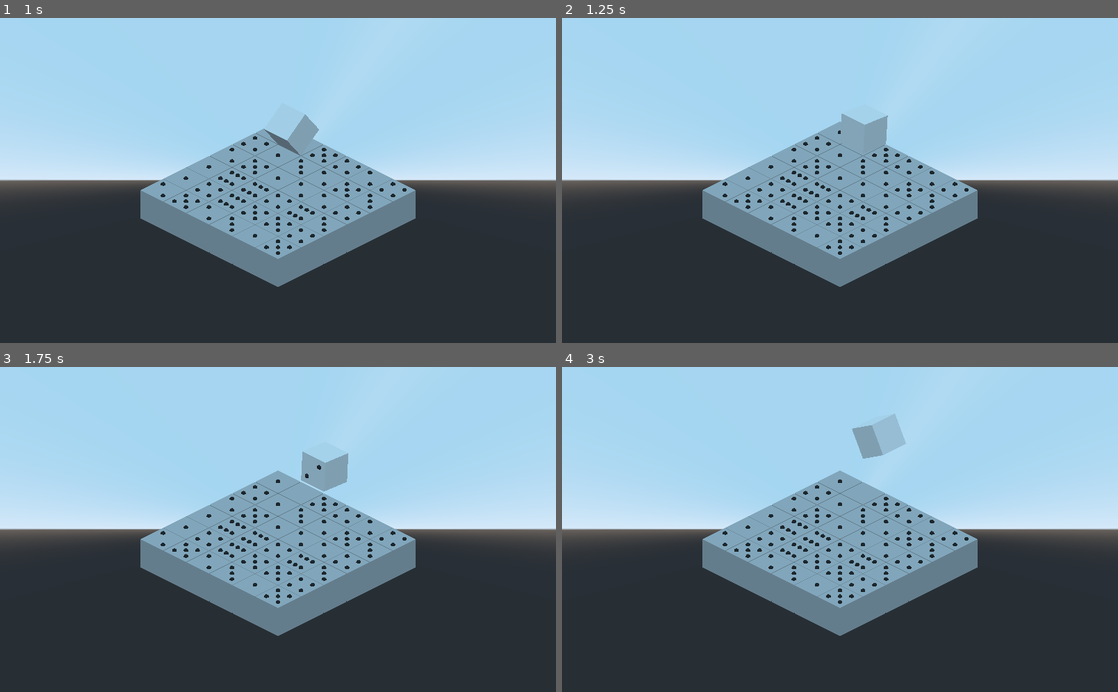
Above: before the commit, frames 1-4 (two rows, left to right).
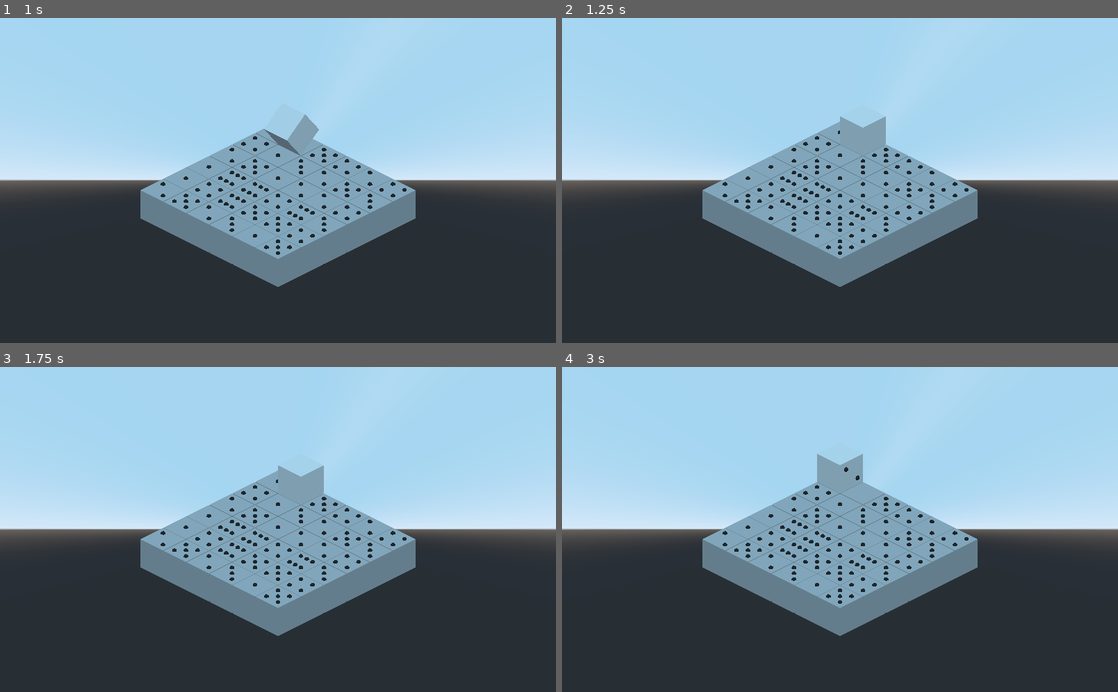
Above: after the commit, the same moments.

Repository: suaveware/gmtk-jam-2022
Game: Godot game, scene res://Main.tscn
Two runs of this game, one before a commit and one after it. Both use one fixed random seed, a clock stepped at 60 frames per second and the inputs below.
Inputs:
- Up to frame 1 (1 s): tap Enter at 0.5 s; hold W (roll_up) from 0.53 s (still down)
- Up to frame 2 (1.25 s): keep holding W (roll_up)
- Up to frame 3 (1.75 s): keep holding W (roll_up)
- Up to frame 4 (3 s): release W (roll_up) at 2.03 s; hold A (roll_left) from 2.03 s (still down)

Frame 1 is identical in both runs. In frame 2, less than 0.1% of the frame differs, in the area x 50-59%, y 29-43%; in frame 3, 0.7%; in frame 4, 1.3%, in the area x 45-62%, y 14-39%.
Error before the commit: Invalid get index '(1, -1)' (on base: 'Dictionary'). (res://src/classes/Grid.gd:58)

Commit message:
limit movement

Diff:
--- a/Main.gd
+++ b/Main.gd
@@ -5,15 +5,17 @@
 
 var level = preload("res://src/levels/tutorial.tres")
 
+var player_movements = [
+	{input = "roll_up", direction = Vector3.FORWARD},
+	{input = "roll_down", direction = Vector3.BACK},
+	{input = "roll_right", direction = Vector3.RIGHT},
+	{input = "roll_left", direction = Vector3.LEFT}
+]
+
 func _ready() -> void:
 	grid.load_level(level)
 
 func _physics_process(_delta):
-	if Input.is_action_pressed("roll_up"):
-		$Player.roll(Vector3.FORWARD)
-	if Input.is_action_pressed("roll_down"):
-		$Player.roll(Vector3.BACK)
-	if Input.is_action_pressed("roll_right"):
-		$Player.roll(Vector3.RIGHT)
-	if Input.is_action_pressed("roll_left"):
-		$Player.roll(Vector3.LEFT)
+	for movement in player_movements:
+		if Input.is_action_pressed(movement.input) and grid.player_can_roll(movement.direction):
+			$Player.roll(movement.direction)
--- a/src/classes/Grid.gd
+++ b/src/classes/Grid.gd
@@ -79,3 +79,15 @@
 			lowest = child
 
 	return lowest
+
+func player_can_roll(position: Vector3):
+	match(position):
+		Vector3.FORWARD:
+			return player_grid_position.y > 0
+		Vector3.BACK:
+			return player_grid_position.y < height-1
+		Vector3.RIGHT:
+			return player_grid_position.x < width-1
+		Vector3.LEFT:
+			return player_grid_position.x > 0
+	return false
